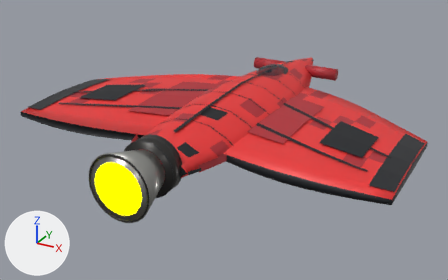
A saved change to the glTF model ThoriumGap_JS/models/Ship_ManraRay_892974.glb.
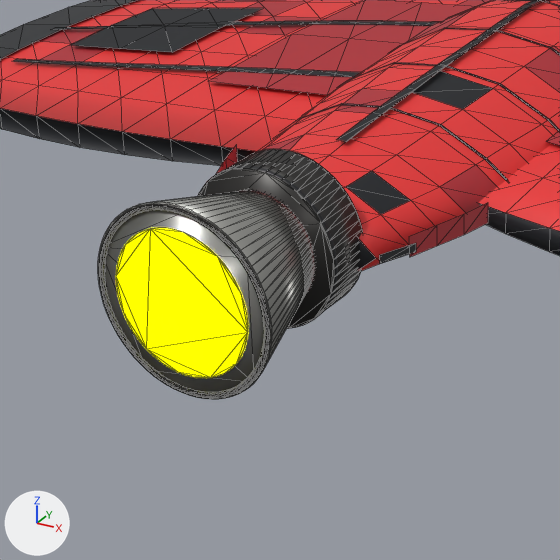
There are two pictures of each version: one whole from a camera (50 mm lens) standing at (5.28, -10.63, 4.35) and looking at (-0.14, -0.78, -0.58), one close up on the part from 12% to 56% of the width and 29% to 100% of the height. Lighting does not change. The marker at lower left points along +X, +Y and +Z. The older version's two pictures come first. The close-ups show mesh edges as thin lines. Where no turn or scale is listed for an object, it has been applied to the vertices.

The first close-up shows 'DorsalKeel_DarkCenterSpine', 'EngineBell_CentralDarkLip', 'EngineBell_CentralMainRocketNozzle', 'EngineEmitter', 'EngineMount_AftCentralTailBlock', 'EngineShoulder_Right_AftCoolingPanel', 'Fuselage_CentralRayHull_FacetedAeroBody', 'PaintShadowPanel_Left_InnerArmorBlock_Top', 'PaintShadowPanel_Left_OuterDarkBlock_Top', 'WingTipTrim_Left_HardCutOuterPlate_Top', 'Wing_Left_MantaAerofoil', 'Wing_Right_MantaAerofoil' and 10 more.
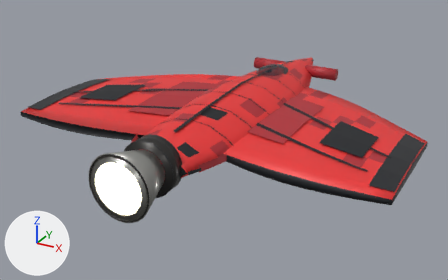
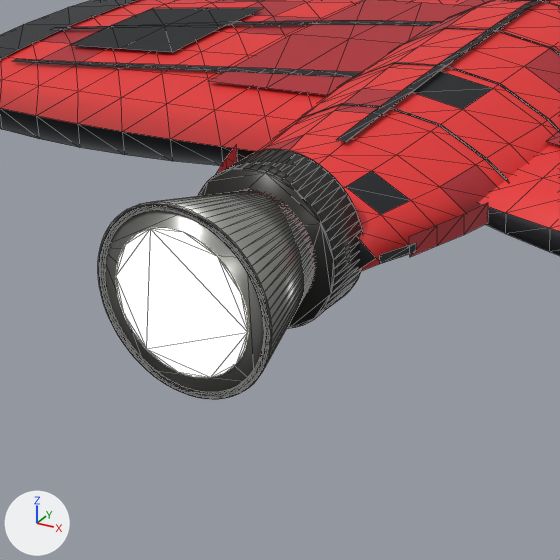
Location of each change, [x1, y1, x2, y2] in pixels of the close-ups (560 x 560 px):
```json
{"object": "EngineEmitter", "change": "recoloured", "before": [116, 228, 248, 378], "after": [116, 228, 248, 378], "on screen": "yellow to beige"}
```

The change, as JSON lines over the scene's bpy script:
```json
{"op": "set", "path": "mat_engineglow.emission_color", "old": "(1.0, 1.0, 0.0)", "new": "(0.62, 0.57, 0.4)", "note": "yellow #ffff00 -> beige #cec7aa"}
```
